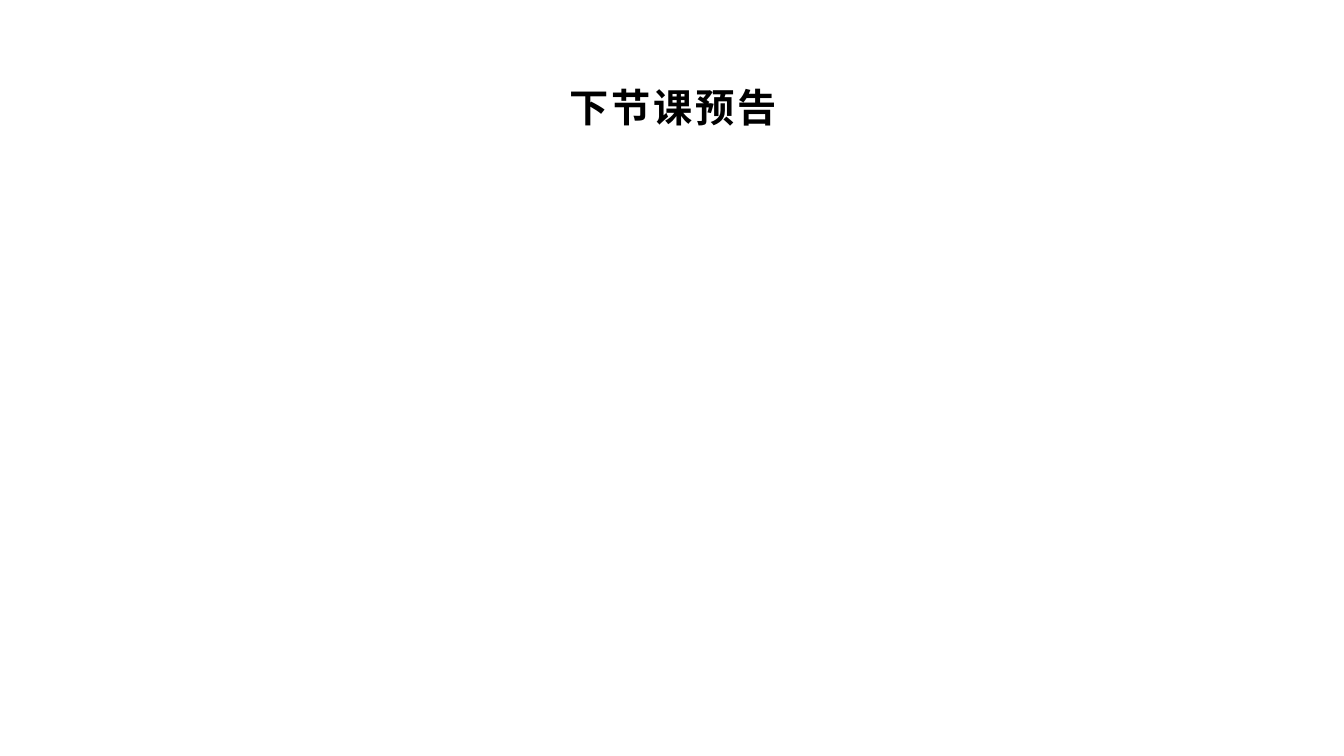
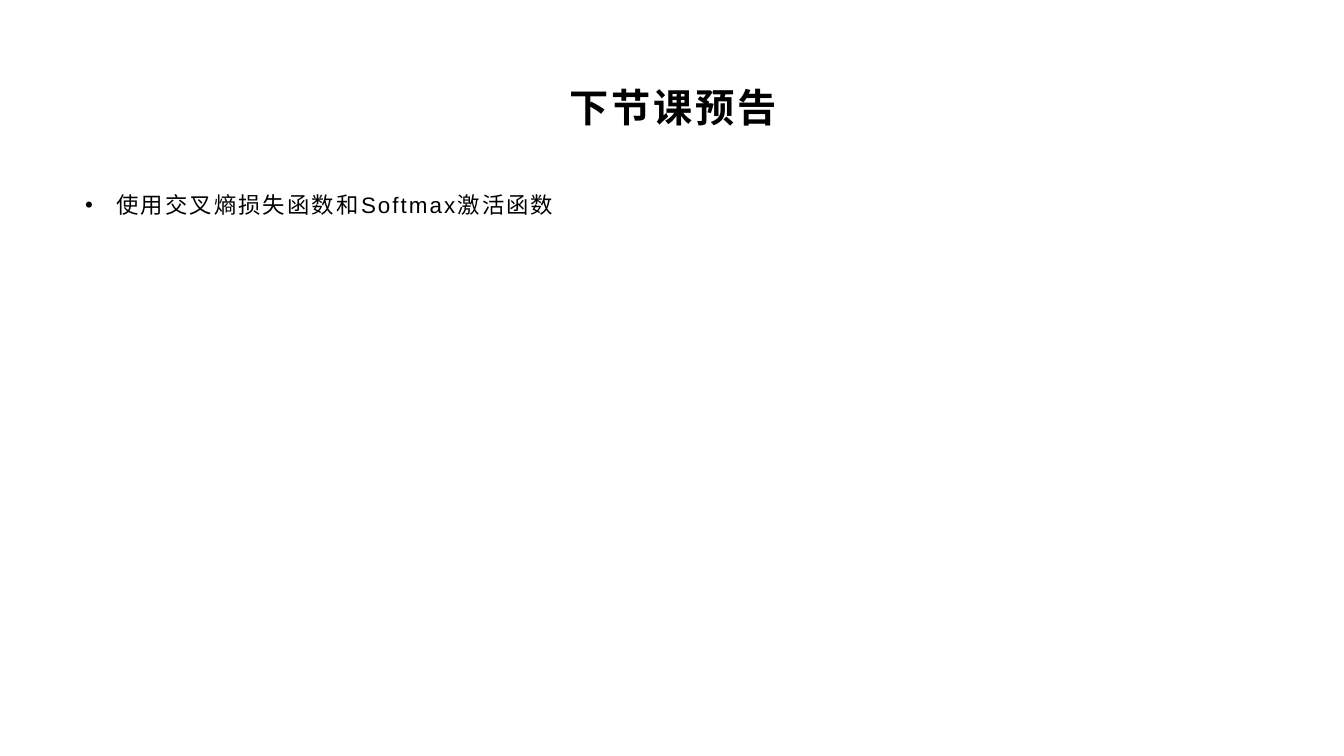
Before and after one commit to yyc-git/DeepLearningEdu, a slide deck: slide 34 of lessons/5_handwriting_by_linear_layer/ppt/用全连接层识别手写数字.pptx (slide 31 before the commit). Drawn at 1344x756 pixels with LibreOffice and Linux fonts; fonts in the diff are those of the drawing; background and template pictures are left out. Boxes give left, top, right and bottom in pixels: in the first picture for what was removed or moved away, otherwise in the second. Text is boxed around its words. In the diff, an @@ line names an element or a change of style, - is before the commit and + after.

```diff
--- a/lessons/5_handwriting_by_linear_layer/ppt/用全连接层识别手写数字.pptx
+++ b/lessons/5_handwriting_by_linear_layer/ppt/用全连接层识别手写数字.pptx
@@ text added at <box>117,194,359,215</box>, 16 pt, text #000000 @@
+• 使用交叉熵损失函数和Softmax激活函数
```
Also in this commit, not shown: 5 other slides changed, 3 slides added, 9 other files.
